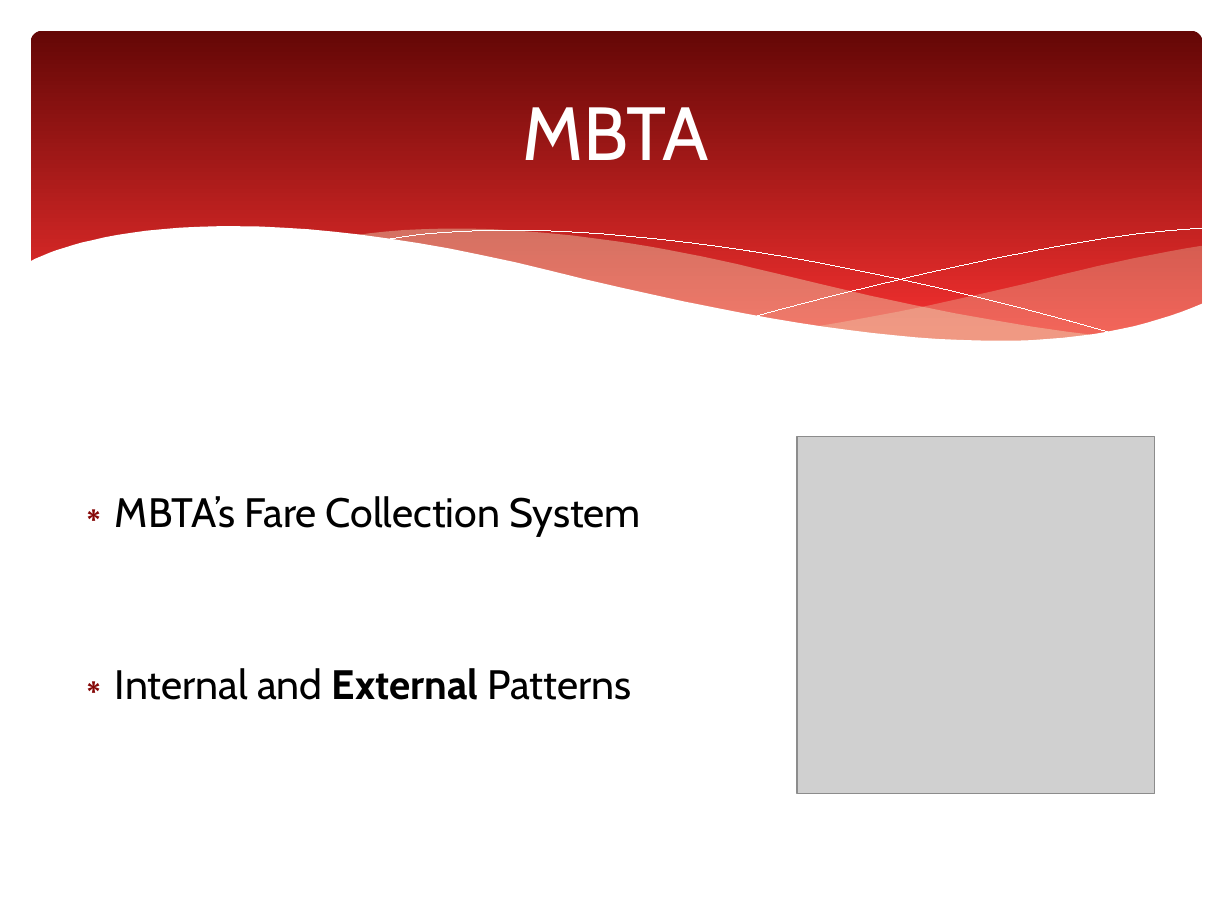
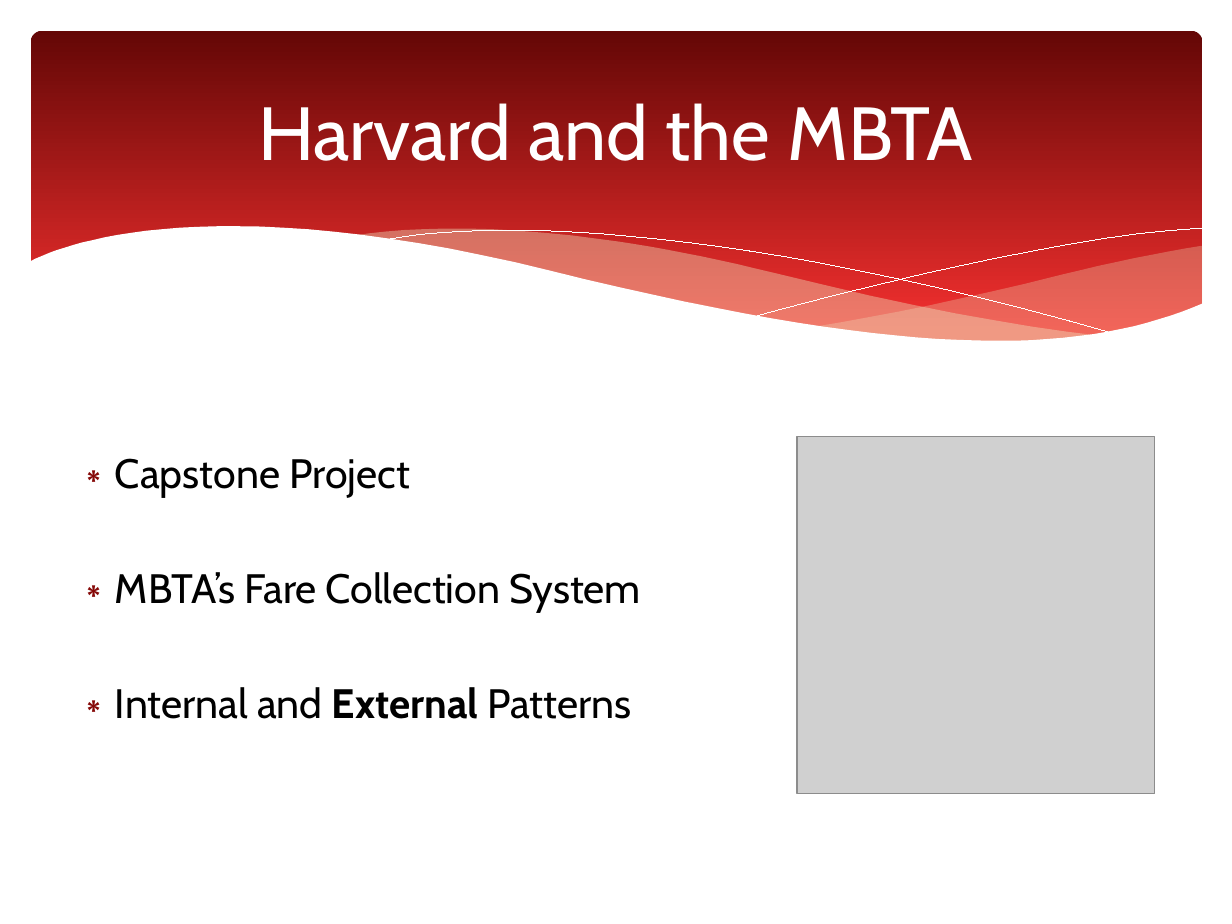
Before and after one commit to azampagl/harvard-capstone, a slide deck: slide 3 of docs/presentations/executive/mbta-capstone_executive.pptx. Drawn at 1232x924 pixels with LibreOffice and Linux fonts; fonts in the diff are those of the drawing; grey boxes stand for pictures. Boxes give left, top, right and bottom in pixels: in the first picture for what was removed or moved away, otherwise in the second. Text is boxed around its words. In the diff, an @@ line names an element or a change of style, - is before the commit and + after.

Commit message:
Updated presentation.

```diff
--- a/docs/presentations/executive/mbta-capstone_executive.pptx
+++ b/docs/presentations/executive/mbta-capstone_executive.pptx
@@ title at [258,103,973,161]: text changed @@
-MBTA
+Harvard and the MBTA
@@ text "Capstone Project": place and size @@
-text "Capstone Project" at [115,496,641,700]
+text "Capstone Project" at [115,458,641,719]
@@ text at [115,458,410,498]: paragraph added @@
+∗ Capstone Project
```
Also in this commit, not shown: 2 other slides changed, 1 slide added.
